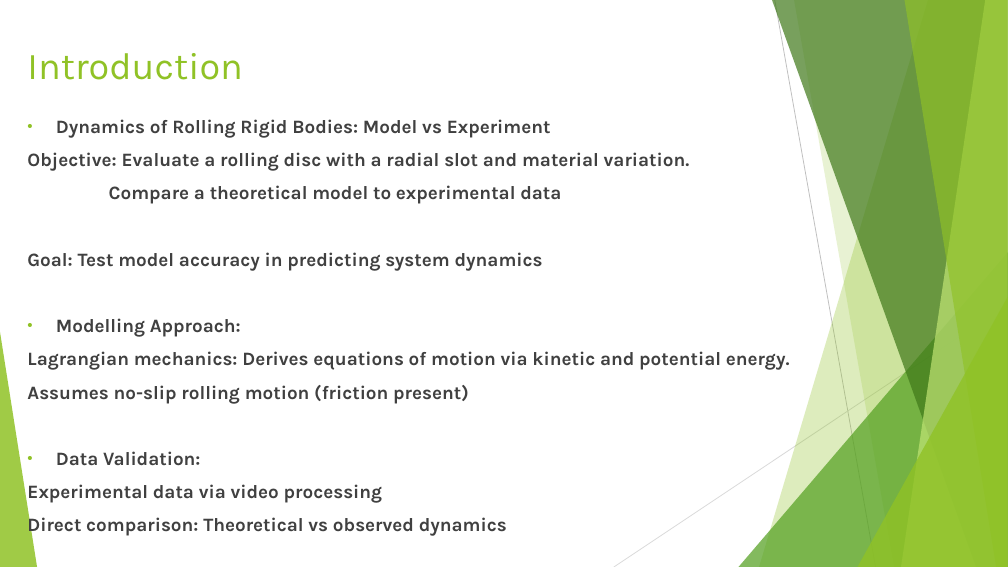
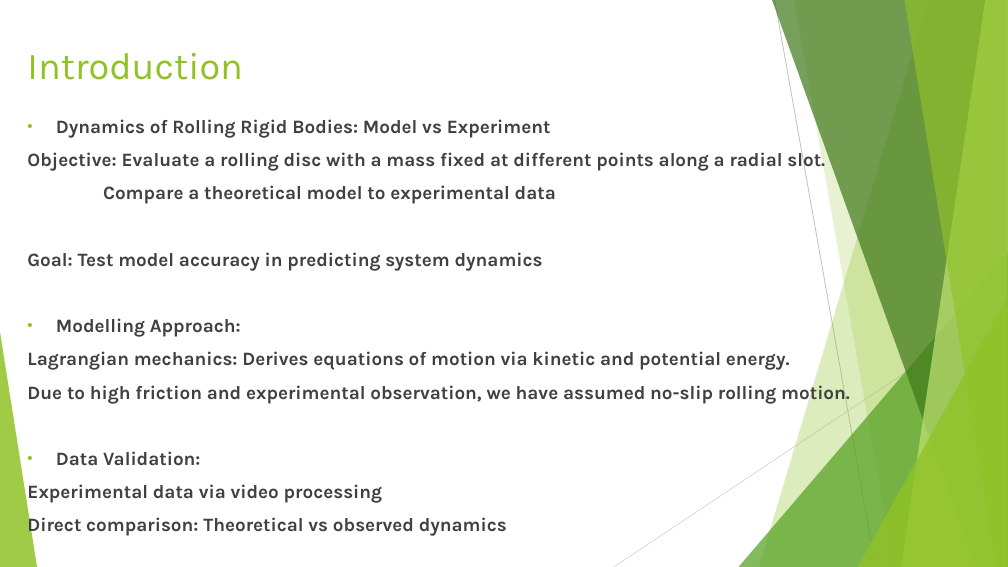
Before and after one commit to phoebelily1/PPM, a slide deck: slide 2 of PPM.pptx. Drawn at 1008x567 pixels with LibreOffice and Linux fonts; fonts in the diff are those of the drawing. Boxes give left, top, right and bottom in pixels: in the first picture for what was removed or moved away, otherwise in the second. Text is boxed around its words. In the diff, an @@ line names an element or a change of style, - is before the commit and + after.

```diff
--- a/PPM.pptx
+++ b/PPM.pptx
@@ text at <box>27,149,825,172</box>: text changed @@
-Objective: Evaluate a rolling disc with a radial slot and material variation.
+Objective: Evaluate a rolling disc with a mass fixed at different points along a radial slot.
@@ text at <box>27,382,850,405</box>: text changed @@
-Assumes no-slip rolling motion (friction present)
+Due to high friction and experimental observation, we have assumed no-slip rolling motion.
```
Also in this commit, not shown: 1 other slide changed, 2 slides removed.
